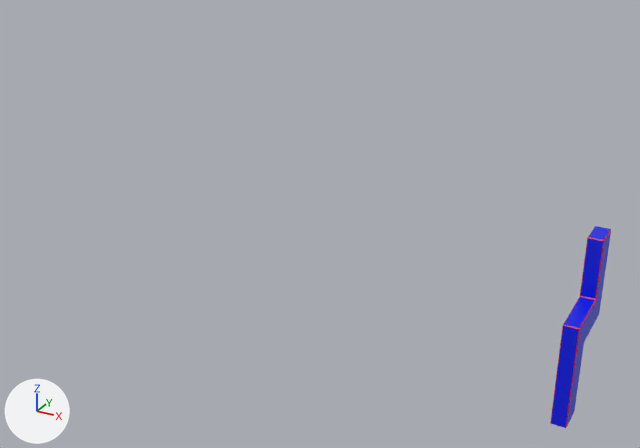
A saved change to the Blender file Assets/Art/Meshes/Blender files/Level 7.blend.
Both versions are drawn from a 50 mm lens placed at (8.8, -47.3, 33.2), pointed at (-19.3, 3.8, 7.6). The lights are fixed; the arrows at lower left show +X, +Y and +Z.

The first picture shows 'L7_Cross_Platform'.
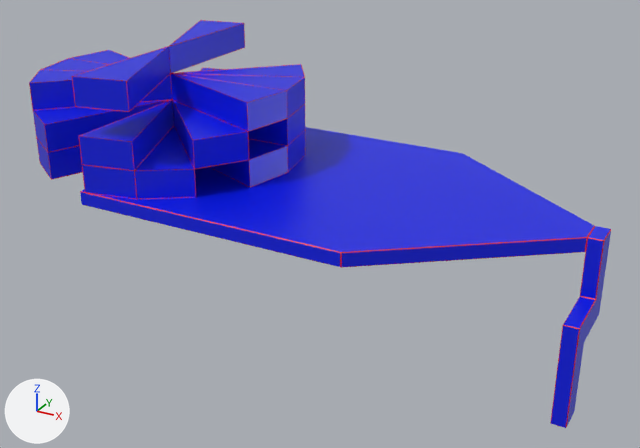
Commit message: Level 7

Boxes [x1, y1, x2, y2] around the edits, measured in the pictures (640 x 448 px):
'L7_Button_Platform', added (blue): after [80, 127, 595, 268]
    faces in mat_material (blue #0018e7): [80, 127, 594, 267]
    faces in mat_material_001 (red #e70010): [80, 191, 595, 268]
'L7_Cylinder_F2', added (blue): after [33, 68, 305, 171]
    faces in mat_material (blue #0018e7): [33, 68, 305, 170]
    faces in mat_material_001 (red #e70010): [33, 68, 305, 171]
'L7_Cylinder_F3', added (blue): after [29, 50, 305, 132]
    faces in mat_material (blue #0018e7): [30, 50, 305, 131]
    faces in mat_material_001 (red #e70010): [29, 50, 305, 132]
'L7_Cylinder_F1', added (blue): after [36, 126, 305, 199]
    faces in mat_material (blue #0018e7): [37, 126, 305, 199]
    faces in mat_material_001 (red #e70010): [36, 126, 296, 199]
'L7_Cylinder_F4', added (blue): after [72, 20, 245, 112]
    faces in mat_material (blue #0018e7): [72, 21, 245, 111]
    faces in mat_material_001 (red #e70010): [72, 20, 245, 112]

Patch to the scene script:
```diff
--- a/Assets/Art/Meshes/Blender files/Level 7.blend.py
+++ b/Assets/Art/Meshes/Blender files/Level 7.blend.py
@@ me_cylinder_007 @@
+me_cylinder_007.from_pydata(...)  # 74 vertices, 90 faces; spans x -3.8..3.8, y -10.0..10.0, z -1.0..1.0
+# faces by material slot: [10, 80]
+me_cylinder_007.materials.append(mat_material)  # blue #0018e7
+me_cylinder_007.materials.append(mat_material_001)  # red #e70010
@@ me_cylinder_006 @@
+me_cylinder_006.from_pydata(...)  # 246 vertices, 328 faces; spans x -10.0..10.0, y -10.0..10.0, z -1.0..1.0
+# faces by material slot: [40, 288]
+me_cylinder_006.materials.append(mat_material)  # blue #0018e7
+me_cylinder_006.materials.append(mat_material_001)  # red #e70010
@@ me_cylinder_003 @@
+me_cylinder_003.from_pydata(...)  # 138 vertices, 182 faces; spans x -10.0..10.0, y -7.1..7.1, z -1.0..1.0
+# faces by material slot: [22, 160]
+me_cylinder_003.materials.append(mat_material)  # blue #0018e7
+me_cylinder_003.materials.append(mat_material_001)  # red #e70010
@@ me_cylinder_001 @@
+me_cylinder_001.from_pydata(...)  # 236 vertices, 320 faces; spans x -9.3..10.0, y -10.0..10.0, z -1.0..1.0
+# faces by material slot: [40, 280]
+me_cylinder_001.materials.append(mat_material)  # blue #0018e7
+me_cylinder_001.materials.append(mat_material_001)  # red #e70010
@@ me_cube @@
+me_cube.from_pydata(...)  # 36 vertices, 38 faces; spans x -31.0..1.0, y -10.0..10.0, z -0.5..0.5
+# faces by material slot: [8, 30]
+me_cube.materials.append(mat_material)  # blue #0018e7
+me_cube.materials.append(mat_material_001)  # red #e70010
@@ ob_l7_cylinder_f4 @@
+ob_l7_cylinder_f4 = bpy.data.objects.new('L7_Cylinder_F4', me_cylinder_007)
+ob_l7_cylinder_f4.location = (-32.0, 4.0, 18.0)
@@ ob_l7_cylinder_f2 @@
+ob_l7_cylinder_f2 = bpy.data.objects.new('L7_Cylinder_F2', me_cylinder_006)
+ob_l7_cylinder_f2.location = (-32.0, 4.0, 14.0)
@@ ob_l7_cylinder_f3 @@
+ob_l7_cylinder_f3 = bpy.data.objects.new('L7_Cylinder_F3', me_cylinder_003)
+ob_l7_cylinder_f3.location = (-32.0, 4.0, 16.0)
@@ ob_l7_cylinder_f1 @@
+ob_l7_cylinder_f1 = bpy.data.objects.new('L7_Cylinder_F1', me_cylinder_001)
+ob_l7_cylinder_f1.location = (-32.0, 4.0, 12.0)
@@ ob_l7_button_platform @@
+ob_l7_button_platform = bpy.data.objects.new('L7_Button_Platform', me_cube)
+ob_l7_button_platform.location = (-1.5, 4.0, 10.5)
```
